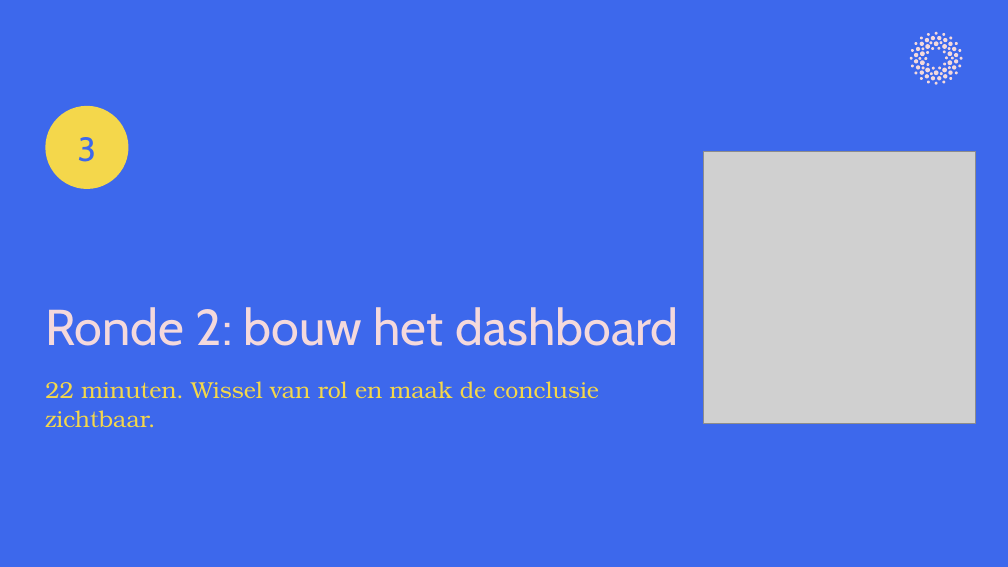
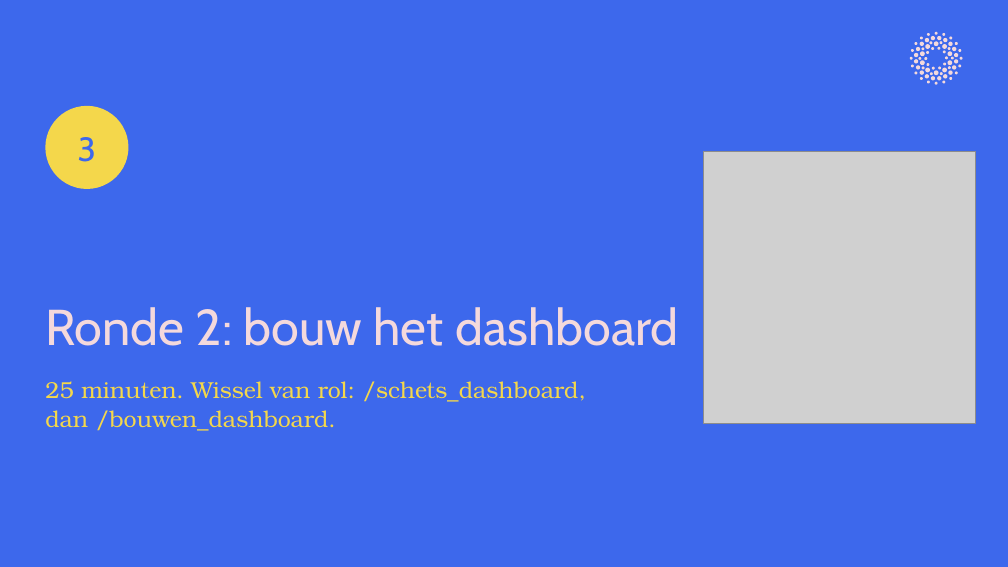
Before and after one commit to cedanl/clidev-presentaties, a slide deck: slide 25 of exports/261005_workshop_rad_uitvoering.pptx. Drawn at 1008x567 pixels with LibreOffice and Linux fonts; fonts in the diff are those of the drawing; grey boxes stand for pictures. Boxes give left, top, right and bottom in pixels: in the first picture for what was removed or moved away, otherwise in the second. Text is boxed around its words. In the diff, an @@ line names an element or a change of style, - is before the commit and + after.

```diff
--- a/exports/261005_workshop_rad_uitvoering.pptx
+++ b/exports/261005_workshop_rad_uitvoering.pptx
@@ text at bbox=[45, 381, 586, 431]: text changed @@
-22 minuten. Wissel van rol en maak de conclusie zichtbaar.
+25 minuten. Wissel van rol: /schets_dashboard, dan /bouwen_dashboard.
```
Also in this commit, not shown: 12 other slides changed, 1 other file.
